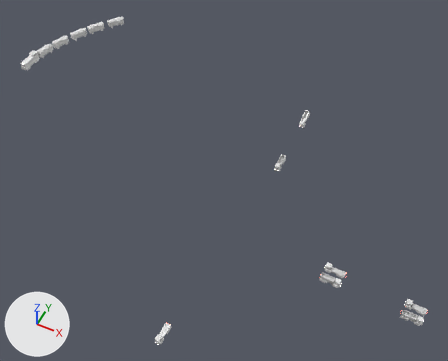
The FBX model Assets/Art/KayseriIsland/Models/Gold/Phase2/Vehicles_P2.fbx as it was, and as the next commit left it.
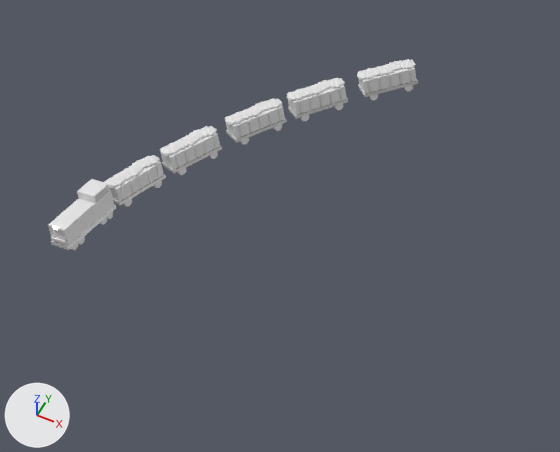
The first picture shows the older version from a 50 mm lens placed at (78.0, -164.0, 251.0), pointed at (-20.0, 32.0, 7.0). The close-ups show the older and then the newer version on the part from 2% to 37% of the width and 0% to 35% of the height of that picture. Only the edits that show in the close-ups are written down. Lighting does not change. The marker at lower left points along +X, +Y and +Z. Where no turn or scale is listed for an object, it has been applied to the vertices.

In view in the first close-up: 'train', 'wagon', 'wagon.001', 'wagon.002', 'wagon.003', 'wagon.004'.
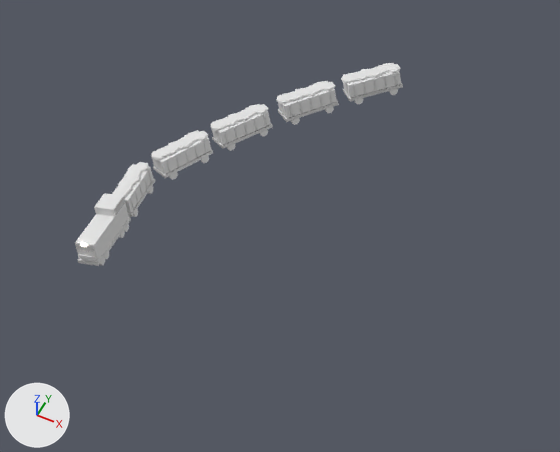
Boxes [x1, y1, x2, y2] around the edits, measured in the close-ups (560 x 452 px):
'train', moved, turned
    before: [48, 179, 116, 250]
    after: [75, 193, 131, 266]
'wagon.002', moved
    before: [225, 98, 287, 144]
    after: [211, 104, 273, 151]
'wagon.004', moved
    before: [357, 59, 418, 100]
    after: [341, 63, 403, 104]
'wagon.001', moved, turned
    before: [160, 126, 222, 175]
    after: [151, 130, 213, 180]
'wagon.003', moved, turned
    before: [287, 78, 348, 121]
    after: [277, 81, 339, 125]
'wagon', moved, turned
    before: [104, 155, 166, 206]
    after: [112, 162, 155, 217]

What changed in the scene script:
```text
Change ob_wagon_001:
    ob_wagon_001.location: (-162.5, 84.6, 12.1) -> (-163.1, 82.9, 12.1)
    ob_wagon_001.rotation_euler: (0.0, -0.00138, -1.899) -> (0.0, -0.00123, -1.884)  # degrees (0, -0.1, -109) -> degrees (0, -0.1, -108)
Change ob_wagon_002:
    ob_wagon_002.location: (-157.4, 97.2, 12.1) -> (-158.6, 94.6, 12.1)
Change ob_wagon_003:
    ob_wagon_003.location: (-151.4, 108.0, 12.0) -> (-152.4, 106.4, 12.0)
    ob_wagon_003.rotation_euler: (0.0, -0.009, -2.128) -> (0.0, -0.00849, -2.113)  # degrees (0, -0.5, -122) -> degrees (0, -0.5, -121)
Change ob_wagon:
    ob_wagon.location: (-165.8, 72.8, 12.1) -> (-164.4, 70.3, 12.1)
    ob_wagon.rotation_euler: (0.0, -0.00223, -1.786) -> (0.0, 0.00219, -1.317)  # degrees (0, -0.1, -102) -> degrees (0, 0.1, -75)
Change ob_wagon_004:
    ob_wagon_004.location: (-143.5, 119.3, 11.9) -> (-145.3, 117.0, 11.9)
Change ob_train:
    ob_train.location: (-167.1, 59.9, 12.3) -> (-161.2, 58.1, 12.3)
    ob_train.rotation_euler: (0.0, -0.0371, -1.533) -> (0.0, -0.0428, -1.317)  # degrees (0, -2.1, -88) -> degrees (0, -2.5, -75)
```
